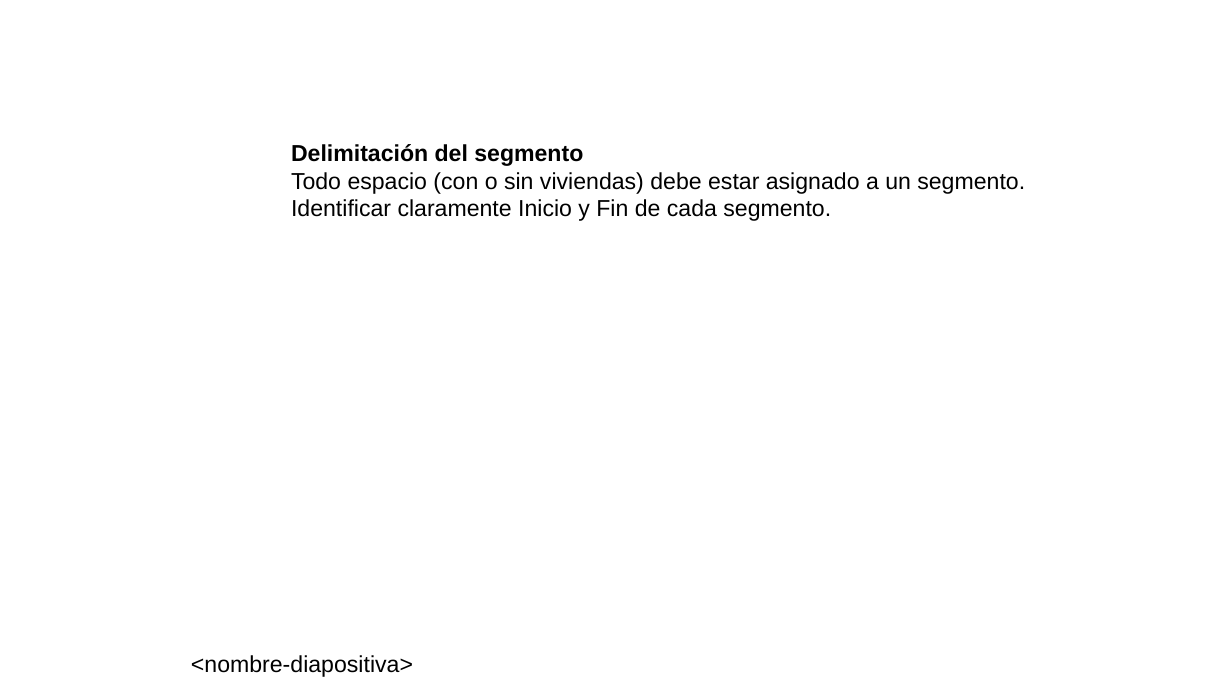
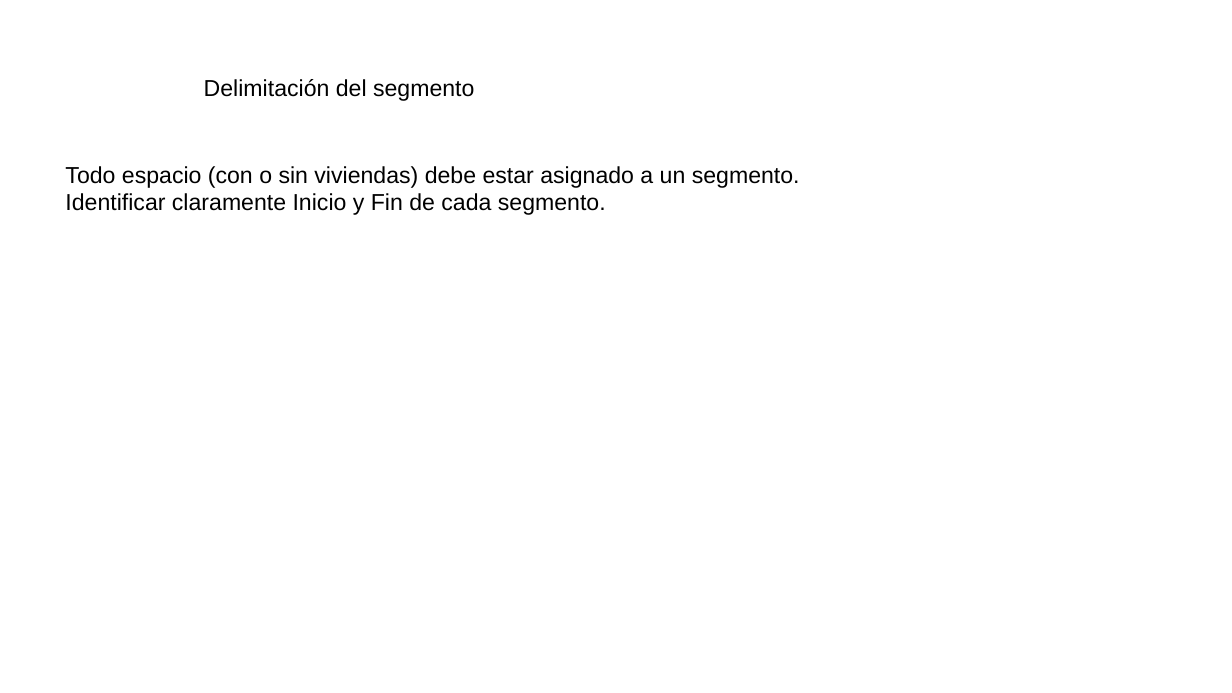
Before and after one commit to neptuso/Charlas, a slide deck: slide 5 of IDERA/segmentos.censo2022.pptx (slide 6 before the commit). Drawn at 1232x693 pixels with LibreOffice and Linux fonts; fonts in the diff are those of the drawing; background and template pictures are left out. Boxes give left, top, right and bottom in pixels: in the first picture for what was removed or moved away, otherwise in the second. Text is boxed around its words. In the diff, an @@ line names an element or a change of style, - is before the commit and + after.

```diff
--- a/IDERA/segmentos.censo2022.pptx
+++ b/IDERA/segmentos.censo2022.pptx
@@ title added at (204, 79, 474, 101), 18 pt, text #000000 @@
+Delimitación del segmento
@@ text at (291, 144, 583, 166): paragraph removed @@
-Delimitación del segmento
@@ text "Todo espacio (con o sin ...": place and size @@
-text "Todo espacio (con o sin ..." at (291, 144, 1025, 221)
+text "Todo espacio (con o sin ..." at (65, 166, 800, 215)
@@ text removed at (191, 655, 413, 677) @@
-<nombre-diapositiva>
```
Also in this commit, not shown: 25 other slides changed, 1 slide added, 2 slides removed, 2 other files.
